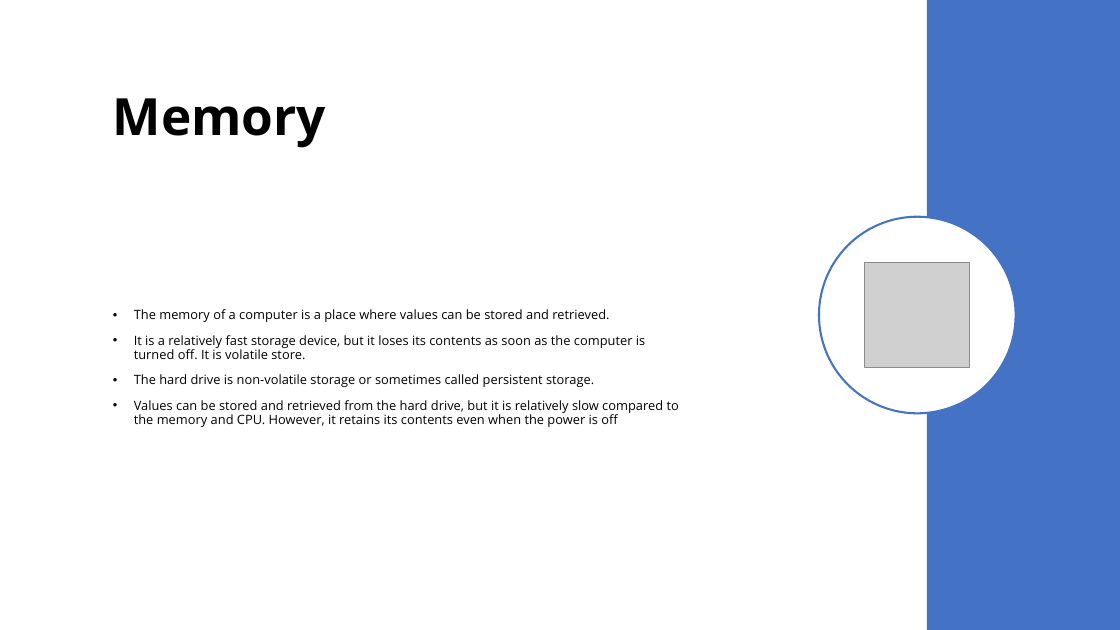
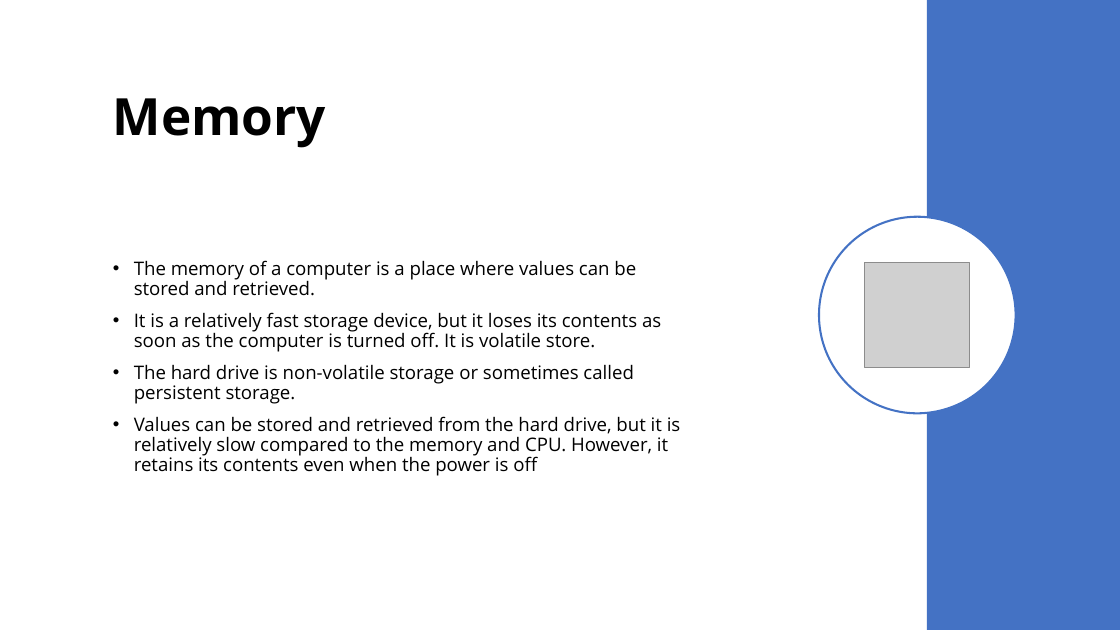
Before and after one commit to saritmaitra/Python-Fundamentals, a slide deck: slide 10 of ppt/Python.pptx (slide 7 before the commit). Drawn at 1120x630 pixels with LibreOffice and Linux fonts; fonts in the diff are those of the drawing; grey boxes stand for pictures. Boxes give left, top, right and bottom in pixels: in the first picture for what was removed or moved away, otherwise in the second. Text is boxed around its words. In the diff, an @@ line names an element or a change of style, - is before the commit and + after.

```diff
--- a/ppt/Python.pptx
+++ b/ppt/Python.pptx
@@ text "The memory of a computer ..." at [134, 260, 681, 476]: size 11 to 16 pt @@
```
Also in this commit, not shown: 2 other slides changed, 3 slides added.
